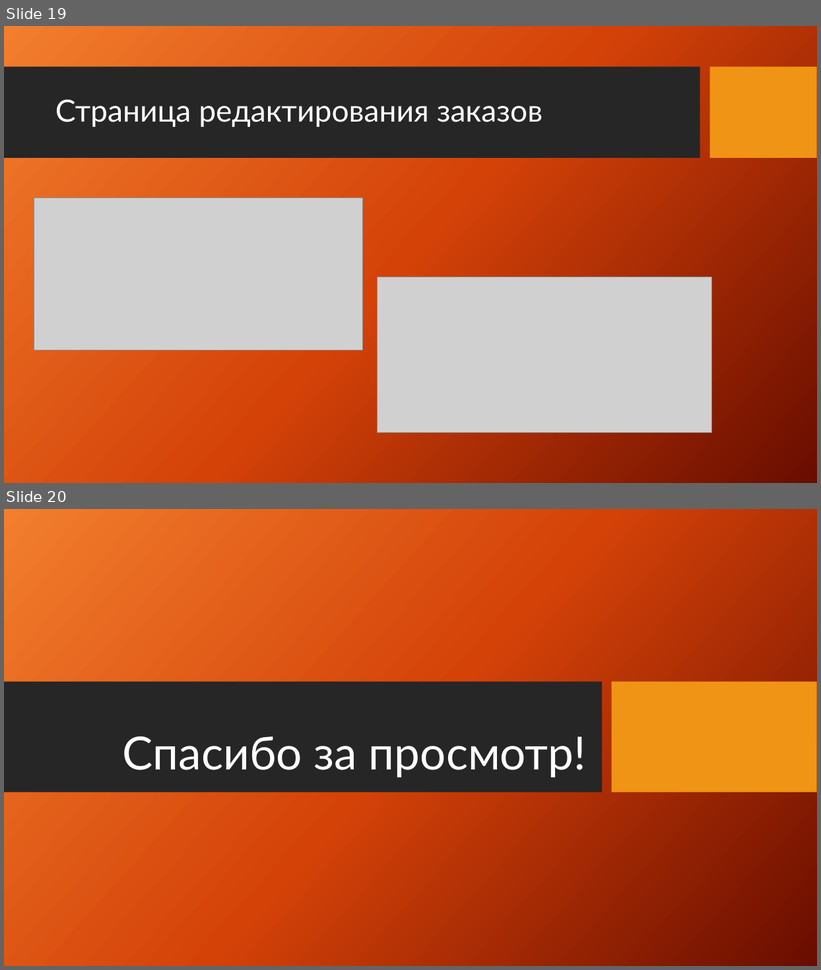
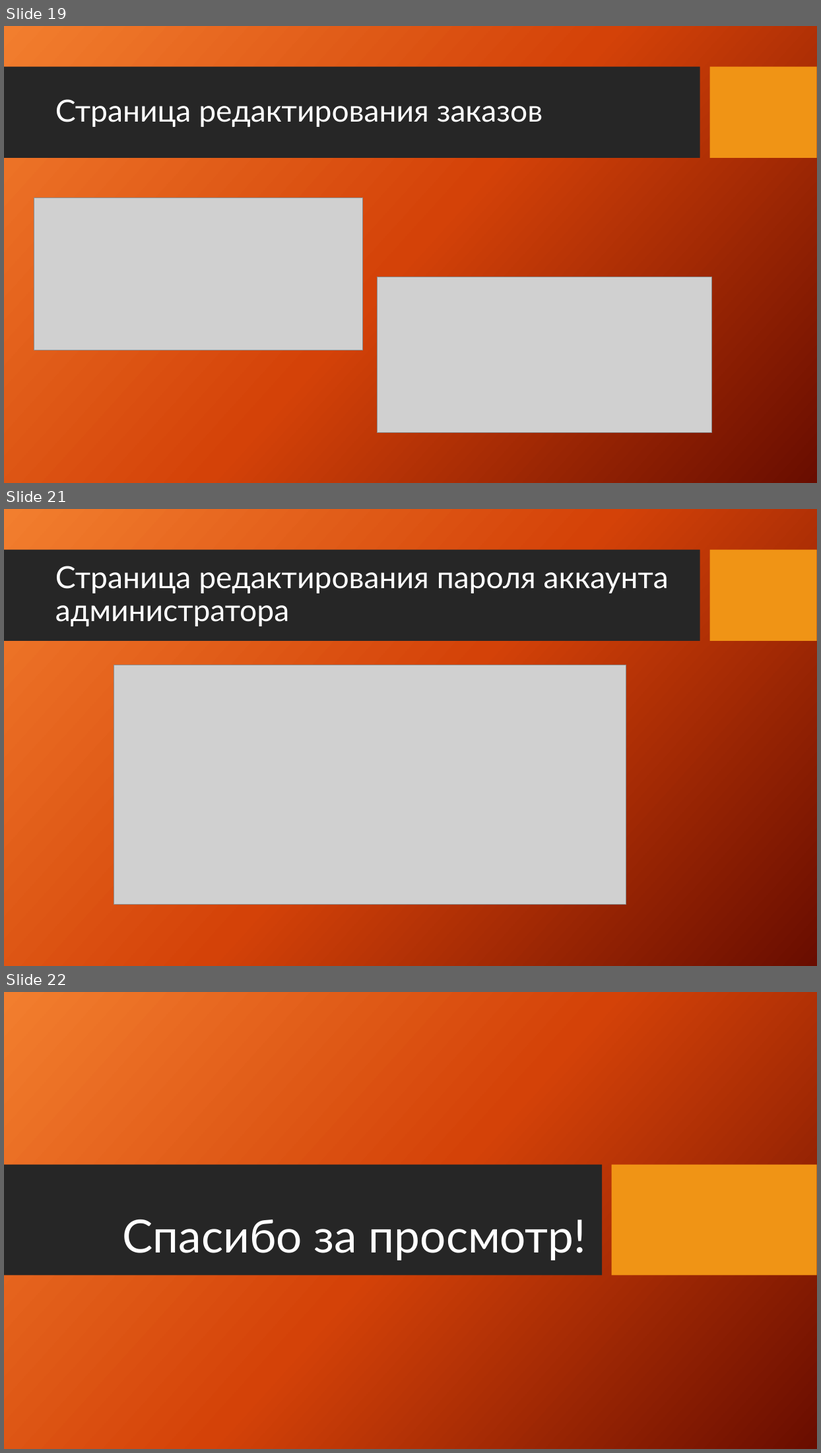
Before and after one commit to bogxan/Book_Land, a slide deck: BookShop(Documents)/Презентация.pptx. Shown one above the other, each under a label of ours: slides 19 and 20 before the commit, slides 19, 21 and 22 after it; the slides between them are not shown. The pictures are 821x970 and 821x1453 pixels, drawn with LibreOffice and Linux fonts; fonts in the diff are those of the drawing; grey boxes stand for pictures; background and template pictures are left out. Boxes give left, top, right and bottom in pixels: in the first picture for what was removed or moved away, otherwise in the second. Text is boxed around its words. In the diff, an @@ line names an element or a change of style, - is before the commit and + after.

```diff
--- a/BookShop(Documents)/Презентация.pptx
+++ b/BookShop(Documents)/Презентация.pptx
@@ slide 21 added at [4, 509, 817, 966], background picture (left out); not listed: 2 template elements that a slide beside it also shows @@
@@ title added at [55, 566, 669, 626], 36 pt, text #FFFFFF @@
+Страница редактирования пароля аккаунта администратора
@@ picture added at [114, 665, 626, 906] @@
@@ what was slide 20 is now slide 22 @@
```
Also in this commit, not shown: 1 slide changed, 1 other slide added, 49 other files.
